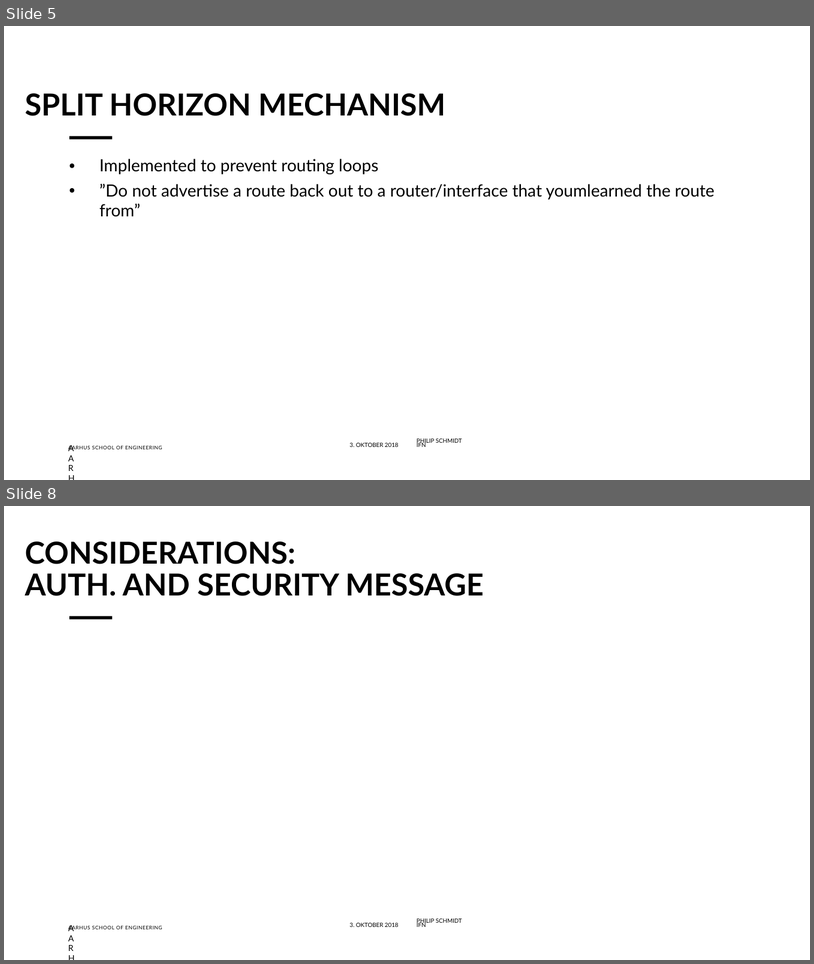
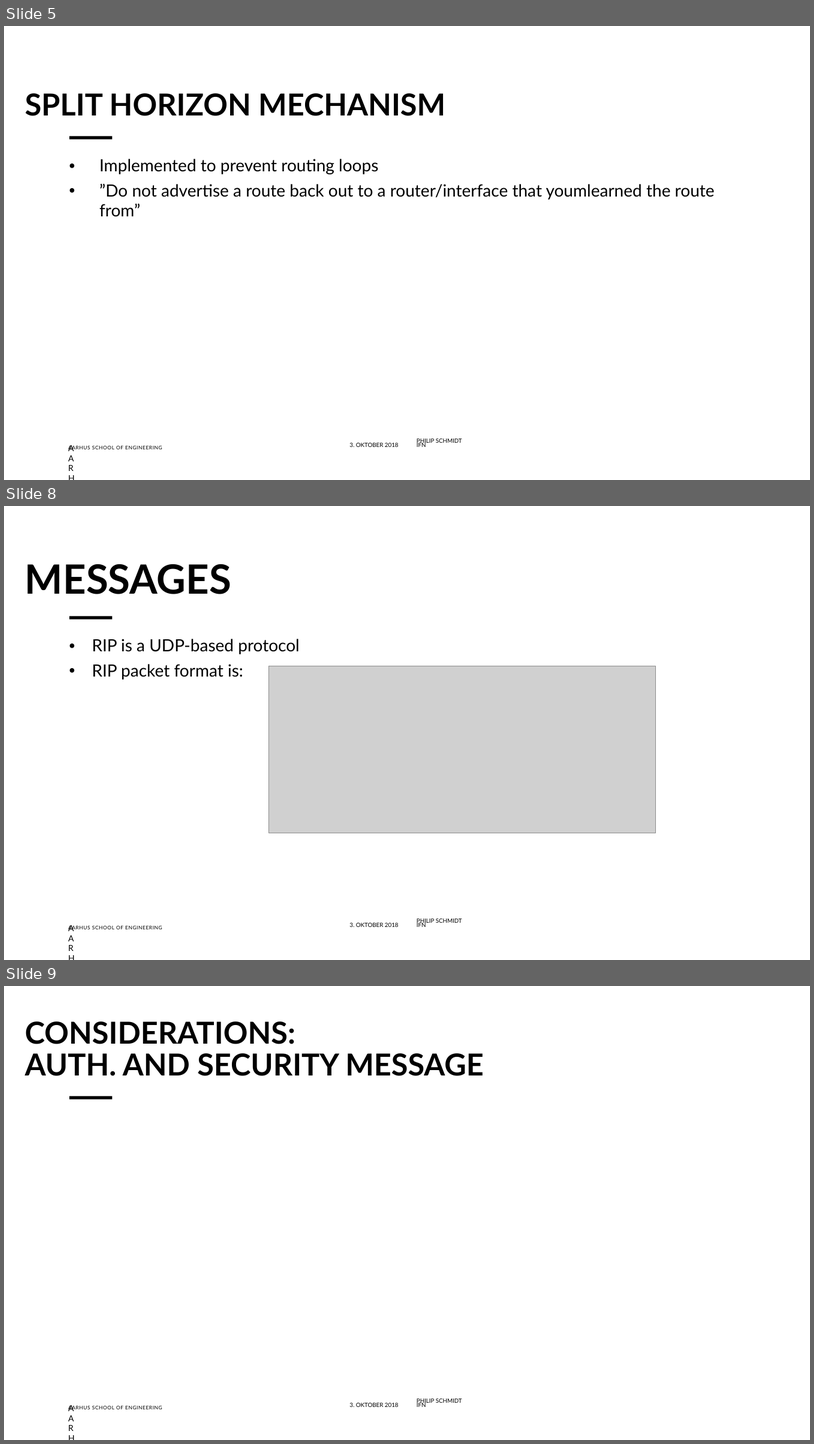
Before and after one commit to Phalap/IFN, a slide deck: Powerpoint/RIP_group2.pptx. Shown one above the other, each under a label of ours: slides 5 and 8 before the commit, slides 5, 8 and 9 after it; the slides between them are not shown. The pictures are 814x964 and 814x1444 pixels, drawn with LibreOffice and Linux fonts; fonts in the diff are those of the drawing; grey boxes stand for pictures; background and template pictures are left out. Boxes give left, top, right and bottom in pixels: in the first picture for what was removed or moved away, otherwise in the second. Text is boxed around its words. In the diff, an @@ line names an element or a change of style, - is before the commit and + after.

```diff
--- a/Powerpoint/RIP_group2.pptx
+++ b/Powerpoint/RIP_group2.pptx
@@ slide 8 added at (4,506,810,960), background #FFFFFF; not listed: 6 template elements that a slide beside it also shows @@
@@ title added at (25,564,231,594), 48 pt, text #000000, bold @@
+MESSAGES
@@ text added at (92,639,300,679), 20 pt, text #000000 @@
+• RIP is a UDP-based protocol
+• RIP packet format is:
@@ picture added at (269,666,656,832) @@
@@ what was slide 8 is now slide 9 @@
```
Also in this commit, not shown: 2 slides changed.
